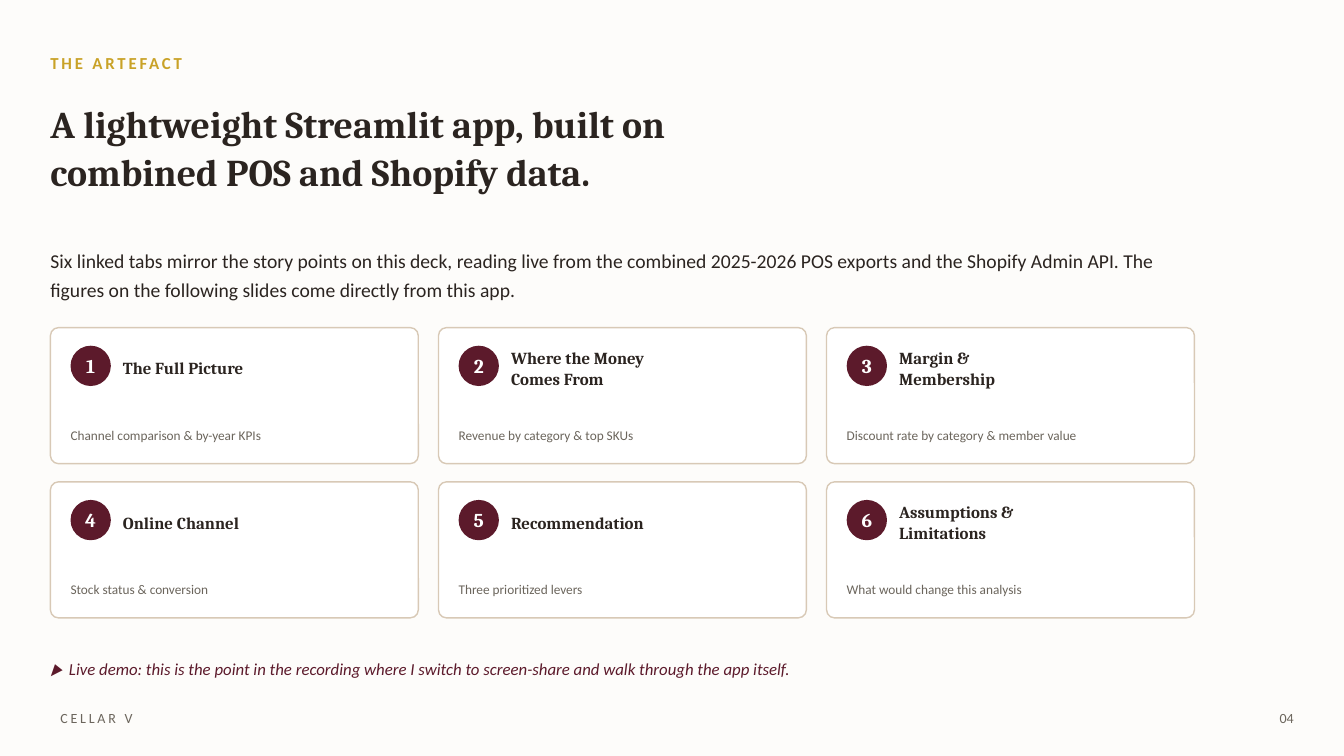
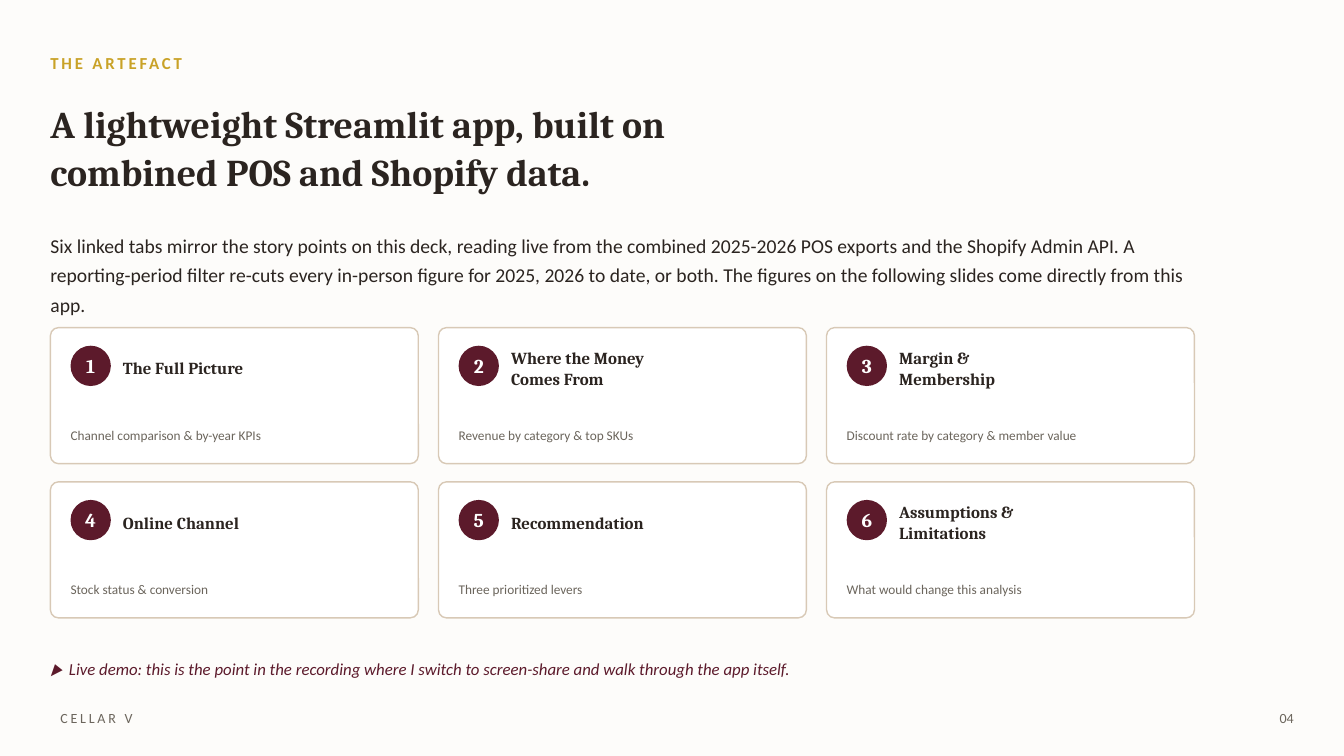
Before and after one commit to andrizomai/Cellar-V-Dashbaord-, a slide deck: slide 4 of presentation/Cellar_V_Data_Story.pptx. Drawn at 1344x756 pixels with LibreOffice and Linux fonts; fonts in the diff are those of the drawing. Boxes give left, top, right and bottom in pixels: in the first picture for what was removed or moved away, otherwise in the second. Text is boxed around its words. In the diff, an @@ line names an element or a change of style, - is before the commit and + after.

Commit message:
Add reporting-period filter; fix stale claims and dead code
The deck told graders the app was "filtered by date range" but the app
had no interactive controls at all -- tab switching and chart hover
were the only interactivity. Rather than delete the claim, made it
true, since the rubric's learning outcome explicitly asks for
dashboards "enabling real-time exploration of key metrics".

The POS exports arrive one file per year, so the honest unit of
filtering is a reporting period, not an arbitrary date range:
build_data.py now emits long-format per-year category and product
breakdowns, and the app recomputes every in-person KPI, chart and
sentence for 2025, 2026-to-date, or both. Verified the combined view
reproduces the previously-verified headline figures exactly. The
Online Channel tab is Shopify-lifetime and says so.

Also fixed by this pass:
- prose that hardcoded "since the start of 2025" and "about 2 a
  month" now derives from the selected period, so it can't contradict
  the numbers beside it
- the Rose discount caveat computed its own figures instead of
  hardcoding a combined-period number
- README still said members spend "2.5x more per item" (corrected to
  per sale in app.py two commits ago, missed here)
- added a caveat that the per-day figure spans calendar days
  including closed days
- dropped unused colour constants, an unused import, and three
  generated data files nothing read any more

```diff
--- a/presentation/Cellar_V_Data_Story.pptx
+++ b/presentation/Cellar_V_Data_Story.pptx
@@ text at [50,239,1183,315]: text changed @@
-Six linked tabs mirror the story points on this deck, reading live from the combined 2025-2026 POS exports and the Shopify Admin API. The figures on the following slides come directly from this app.
+Six linked tabs mirror the story points on this deck, reading live from the combined 2025-2026 POS exports and the Shopify Admin API. A reporting-period filter re-cuts every in-person figure for 2025, 2026 to date, or both. The figures on the following slides come directly from this app.
```
Also in this commit, not shown: 1 other slide changed, 11 other files.
